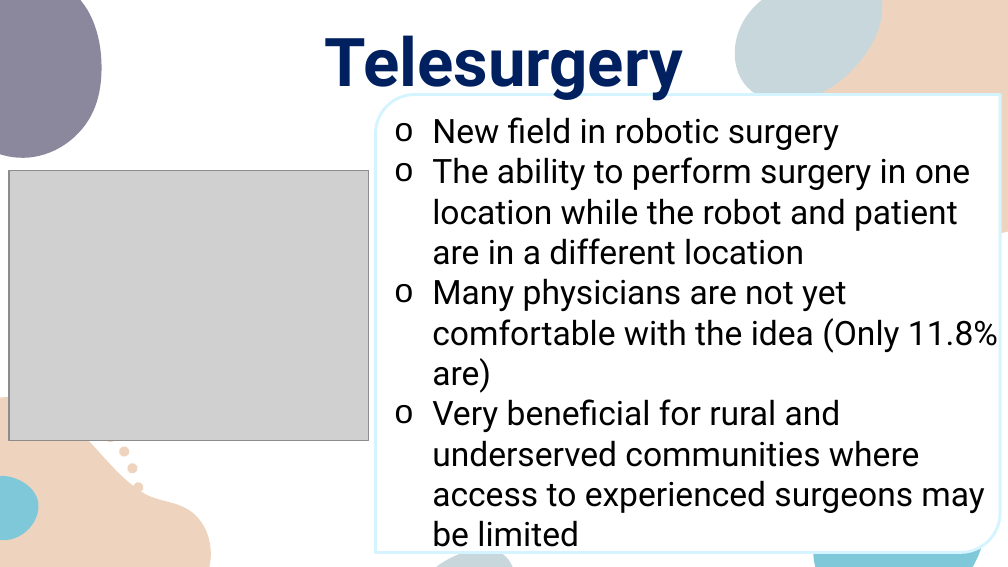
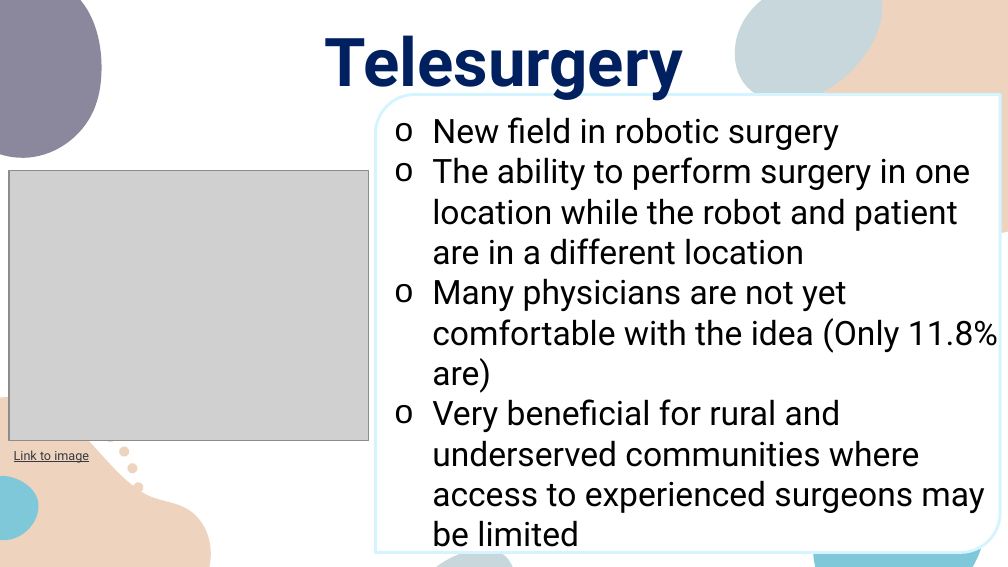
Before and after one commit to shabanid2/shabanid2.github.io, a slide deck: slide 11 of presentation.pptx. Drawn at 1008x567 pixels with LibreOffice and Linux fonts; fonts in the diff are those of the drawing; grey boxes stand for pictures. Boxes give left, top, right and bottom in pixels: in the first picture for what was removed or moved away, otherwise in the second. Text is boxed around its words. In the diff, an @@ line names an element or a change of style, - is before the commit and + after.

```diff
--- a/presentation.pptx
+++ b/presentation.pptx
@@ text added at [14,450,89,463], 9 pt, text #373942, underline @@
+Link to image
```
Also in this commit, not shown: 5 other slides changed.
